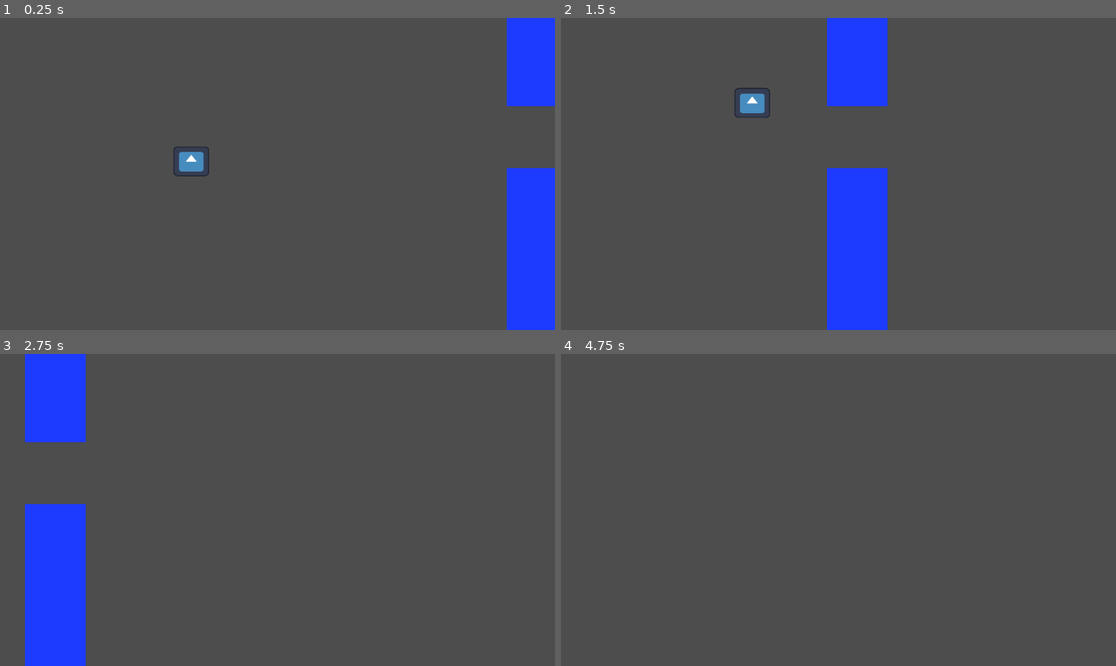
Above: before the commit, frames 1-4 (two rows, left to right).
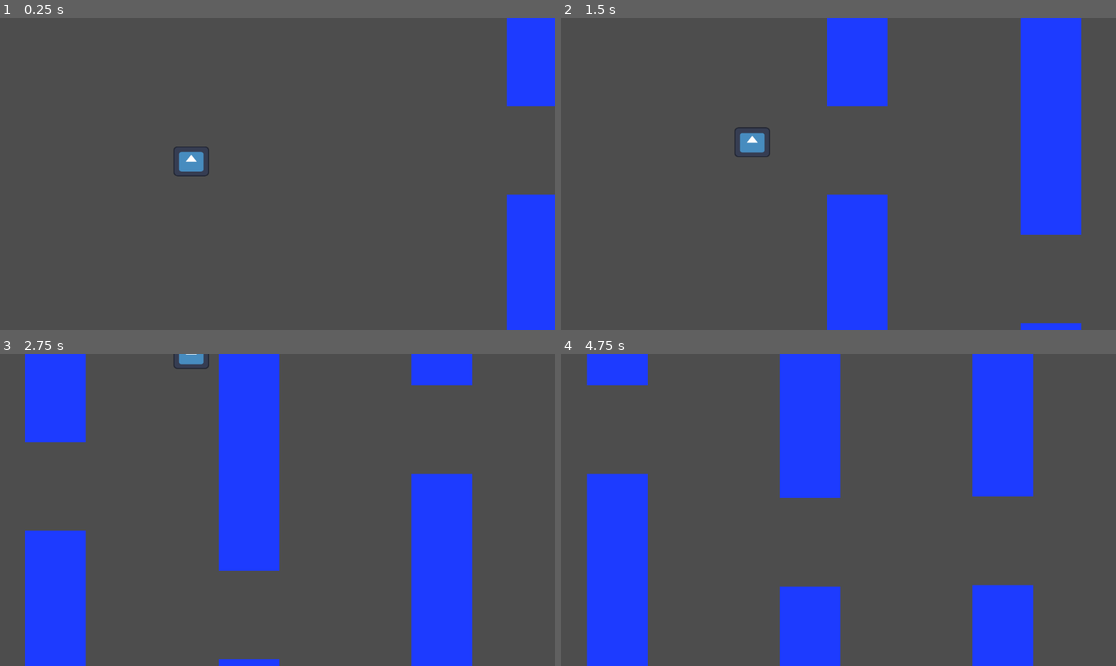
Above: after the commit, the same moments.

Repository: signalfern/Flappy-Bird
Game: Godot game, scene res://scenes/level.tscn
The game is run twice, just before and just after one commit, with the same random seed, the same clock (stepped at 60 frames per second) and the same inputs. The engine's default icon, where the game draws it, is replaced by a stand-in: a white triangle on a blue panel in a dark square.
Inputs (mouse positions are in pixels of both pictures, inside the frame that each line leads up to):
- Up to frame 1 (0.25 s): no input
- Up to frame 2 (1.5 s): move the mouse to (960, 158) at 0.52 s; click (960, 158) at 0.6 s; click (960, 158) at 0.77 s; click (960, 158) at 1.07 s; move the mouse to (727, 189) at 1.27 s; click (727, 189) at 1.35 s
- Up to frame 3 (2.75 s): click (166, 525) at 1.52 s; click (166, 525) at 1.82 s; move the mouse to (333, 441) at 2.02 s; click (333, 441) at 2.1 s
- Up to frame 4 (4.75 s): move the mouse to (810, 572) at 2.77 s; click (810, 572) at 2.85 s; click (810, 572) at 3.02 s; click (810, 572) at 3.32 s; move the mouse to (1005, 556) at 3.52 s; click (1005, 556) at 3.6 s; click (1005, 556) at 3.77 s; click (1005, 556) at 4.07 s; move the mouse to (672, 463) at 4.27 s; click (672, 463) at 4.35 s; click (672, 463) at 4.52 s

The runs differ from the first frame. In frame 1, 0.8% of the frame differs, in the area x 91-100%, y 48-57%; in frame 2, 9.6%; in frame 3, 17%; in frame 4, 24%, in the area x 4-86%, y 0-100%.

Commit message:
added infinite pipe spawns
spawning of the pipes

Diff:
--- a/flappy-bird/scenes/level.tscn
+++ b/flappy-bird/scenes/level.tscn
@@ -9,6 +9,12 @@
 
 [node name="Birb" parent="." instance=ExtResource("1_w7c3h")]
 position = Vector2(397, 269)
+JUMP_VELOCITY = -400.0
 
 [node name="pipe_pair" parent="." instance=ExtResource("2_w7c3h")]
 position = Vector2(1152, 109)
+
+[node name="Timer" type="Timer" parent="."]
+autostart = true
+
+[connection signal="timeout" from="Timer" to="." method="_on_timer_timeout"]
--- a/flappy-bird/scenes/pipe_pair.tscn
+++ b/flappy-bird/scenes/pipe_pair.tscn
@@ -23,12 +23,13 @@
 shape = SubResource("RectangleShape2D_t8jum")
 
 [node name="pipe_down" type="Area2D" parent="."]
-position = Vector2(0, 300)
+position = Vector2(0, 355)
 
 [node name="ColorRect" type="ColorRect" parent="pipe_down"]
 offset_right = 126.0
 offset_bottom = 523.0
 color = Color(0.113725, 0.231373, 1, 1)
+metadata/_edit_use_anchors_ = true
 
 [node name="CollisionShape2D" type="CollisionShape2D" parent="pipe_down"]
 position = Vector2(63.5, 265.5)
--- a/flappy-bird/scripts/birb.gd
+++ b/flappy-bird/scripts/birb.gd
@@ -2,14 +2,14 @@
 
 
 @export var SPEED = 300.0
-@export var JUMP_VELOCITY = -400.0
+@export var JUMP_VELOCITY := -600.0
 @export var gravity := 10.4
 
 func _physics_process(delta: float) -> void:
-	# Add the gravity.
+
 	if not is_on_floor():
 		velocity += get_gravity() * delta
-	# Handle jump.
+
 	if Input.is_action_just_released("jump") :
 		velocity.y = JUMP_VELOCITY
 	move_and_slide()
--- a/flappy-bird/scripts/level.gd
+++ b/flappy-bird/scripts/level.gd
@@ -1,11 +1,14 @@
 extends Node2D
 
+@onready var  pipe_scene = preload("res://scenes/pipe_pair.tscn")
 
-func add_childs():
 
-	pass
+
+func _on_timer_timeout():
+	var pipe = pipe_scene.instantiate()
+	pipe.position.x = 1154
+	add_child(pipe)
+
 
 func _ready() -> void:
-	pass
-func _process(delta: float) -> void:
-	pass
+	print("timer started")
